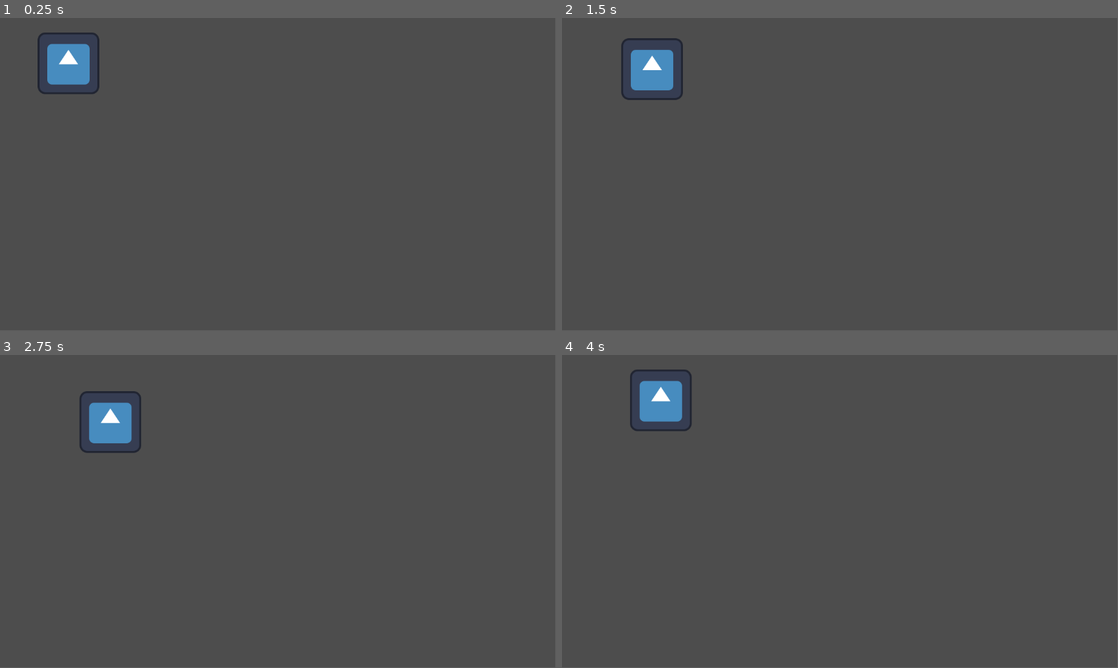
Above: before the commit, frames 1-4 (two rows, left to right).
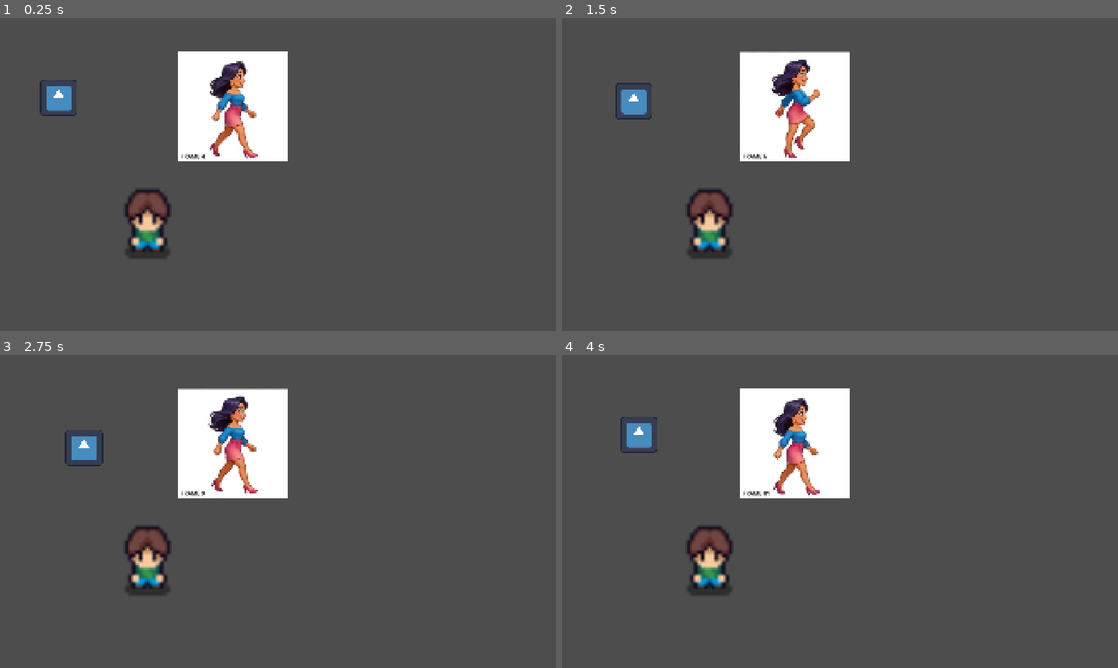
Above: after the commit, the same moments.

Repository: backtend/godothey
Game: Godot game, scene res://main.tscn
Same seed, same stepped clock (60 frames per second), same inputs: the game is played once before the commit and once after it. The engine's default icon, where the game draws it, is replaced by a stand-in: a white triangle on a blue panel in a dark square.
Inputs:
- Up to frame 1 (0.25 s): no input
- Up to frame 2 (1.5 s): hold D (right) 0.53-1.28 s; hold S (down) from 1.28 s (still down)
- Up to frame 3 (2.75 s): release S (down) at 2.03 s; hold D (right) from 2.03 s (still down)
- Up to frame 4 (4 s): release D (right) at 2.78 s; hold W (up) 2.78-3.53 s; hold A (left) from 3.53 s (still down)
The window is 799x449 before the commit and 800x450 after it. Grey fills any space a smaller window leaves; there, only what the larger window draws over its background counts as a difference.

The runs differ from the first frame. In frame 1, 10% of the frame differs, in the area x 6-52%, y 4-77%; in frame 2, 10%; in frame 3, 10%; in frame 4, 10%, in the area x 10-52%, y 4-77%.

Commit message:
第一个素材并且动画的人物跑起来了

Diff:
--- a/main.tscn
+++ b/main.tscn
@@ -1,11 +1,21 @@
 [gd_scene format=3 uid="uid://b2e5g0ixxl0fv"]
 
 [ext_resource type="Texture2D" uid="uid://cvtllpyd13kos" path="res://icon.svg" id="1_ig7tw"]
-[ext_resource type="Script" uid="uid://24fvjgoiwgld" path="res://sprite_2d.gd" id="2_0xm2m"]
+[ext_resource type="Script" uid="uid://24fvjgoiwgld" path="res://scripts/player.gd" id="2_0xm2m"]
+[ext_resource type="PackedScene" uid="uid://jhqiqjka0y2i" path="res://scenes/playerGirl.tscn" id="3_h2yge"]
+[ext_resource type="PackedScene" uid="uid://dum7mxc4e5ct2" path="res://scenes/player.tscn" id="4_1bvp3"]
 
 [node name="Node2D" type="Node2D" unique_id=2054691334]
 
-[node name="Sprite2D" type="Sprite2D" parent="." unique_id=1070978431]
-position = Vector2(142, 94)
+[node name="PlayerGD" type="Sprite2D" parent="." unique_id=1070978431]
+position = Vector2(203, 275)
 texture = ExtResource("1_ig7tw")
 script = ExtResource("2_0xm2m")
+
+[node name="PlayerGirl" parent="." unique_id=780432313 instance=ExtResource("3_h2yge")]
+position = Vector2(805.00006, 306.00003)
+scale = Vector2(2.150243, 2.150243)
+
+[node name="CharacterBody2D" parent="." unique_id=1037054095 instance=ExtResource("4_1bvp3")]
+position = Vector2(-291, 51)
+scale = Vector2(1.0007147, 1)
--- a/project.godot
+++ b/project.godot
@@ -14,6 +14,12 @@
 run/main_scene="uid://b2e5g0ixxl0fv"
 config/features=PackedStringArray("4.6", "Mobile")
 config/icon="res://icon.svg"
+
+[display]
+
+window/size/viewport_width=1920
+window/size/viewport_height=1080
+window/stretch/mode="canvas_items"
 
 [input]
 
--- /dev/null
+++ b/scenes/player.tscn
@@ -0,0 +1,54 @@
+[gd_scene format=3 uid="uid://dum7mxc4e5ct2"]
+
+[ext_resource type="Texture2D" uid="uid://ctm7ddsa2bunl" path="res://assets/Player/Player.png" id="1_3vyb7"]
+
+[sub_resource type="Animation" id="Animation_3vyb7"]
+length = 0.001
+tracks/0/type = "value"
+tracks/0/imported = false
+tracks/0/enabled = true
+tracks/0/path = NodePath("Sprite2D:frame")
+tracks/0/interp = 1
+tracks/0/loop_wrap = true
+tracks/0/keys = {
+"times": PackedFloat32Array(0),
+"transitions": PackedFloat32Array(1),
+"update": 1,
+"values": [0]
+}
+
+[sub_resource type="Animation" id="Animation_g2els"]
+resource_name = "idle_down"
+length = 0.5
+loop_mode = 1
+tracks/0/type = "value"
+tracks/0/imported = false
+tracks/0/enabled = true
+tracks/0/path = NodePath("Sprite2D:frame")
+tracks/0/interp = 1
+tracks/0/loop_wrap = true
+tracks/0/keys = {
+"times": PackedFloat32Array(0, 0.06666667, 0.13333334, 0.23333333, 0.3, 0.4),
+"transitions": PackedFloat32Array(1, 1, 1, 1, 1, 1),
+"update": 1,
+"values": [1, 2, 3, 4, 5, 1]
+}
+
+[sub_resource type="AnimationLibrary" id="AnimationLibrary_qhqgy"]
+_data = {
+&"RESET": SubResource("Animation_3vyb7"),
+&"idle_down": SubResource("Animation_g2els")
+}
+
+[node name="CharacterBody2D" type="CharacterBody2D" unique_id=1037054095]
+
+[node name="Sprite2D" type="Sprite2D" parent="." unique_id=669000048]
+position = Vector2(806, 672)
+scale = Vector2(11.984422, 11.984422)
+texture = ExtResource("1_3vyb7")
+hframes = 6
+vframes = 10
+
+[node name="AnimationPlayer" type="AnimationPlayer" parent="." unique_id=1284351824]
+libraries/ = SubResource("AnimationLibrary_qhqgy")
+autoplay = &"idle_down"
--- /dev/null
+++ b/scenes/playerGirl.tscn
@@ -0,0 +1,51 @@
+[gd_scene format=3 uid="uid://jhqiqjka0y2i"]
+
+[ext_resource type="Texture2D" uid="uid://bpor8qwhngwnd" path="res://assets/Player/girl.webp" id="1_3vyb7"]
+
+[sub_resource type="Animation" id="Animation_3vyb7"]
+loop_mode = 1
+tracks/0/type = "value"
+tracks/0/imported = false
+tracks/0/enabled = true
+tracks/0/path = NodePath("Sprite2D:frame")
+tracks/0/interp = 1
+tracks/0/loop_wrap = true
+tracks/0/keys = {
+"times": PackedFloat32Array(0, 0.1, 0.2, 0.33333334, 0.43333334, 0.56666666, 0.6666667, 0.76666665, 0.9),
+"transitions": PackedFloat32Array(1, 1, 1, 1, 1, 1, 1, 1, 1),
+"update": 1,
+"values": [0, 2, 3, 4, 5, 6, 8, 0, 9]
+}
+
+[sub_resource type="Animation" id="Animation_g2els"]
+resource_name = "girlmove"
+loop_mode = 1
+tracks/0/type = "value"
+tracks/0/imported = false
+tracks/0/enabled = true
+tracks/0/path = NodePath("Sprite2D:frame")
+tracks/0/interp = 1
+tracks/0/loop_wrap = true
+tracks/0/keys = {
+"times": PackedFloat32Array(0, 0.13333333, 0.26666668, 0.4000001, 0.56666666, 0.9),
+"transitions": PackedFloat32Array(1, 1, 1, 1, 1, 1),
+"update": 1,
+"values": [3, 2, 0, 6, 0, 0]
+}
+
+[sub_resource type="AnimationLibrary" id="AnimationLibrary_qhqgy"]
+_data = {
+&"RESET": SubResource("Animation_3vyb7"),
+&"girlmove": SubResource("Animation_g2els")
+}
+
+[node name="Player" type="CharacterBody2D" unique_id=780432313]
+
+[node name="Sprite2D" type="Sprite2D" parent="." unique_id=343353567]
+texture = ExtResource("1_3vyb7")
+hframes = 4
+vframes = 4
+
+[node name="AnimationPlayer" type="AnimationPlayer" parent="." unique_id=1351583085]
+libraries/ = SubResource("AnimationLibrary_qhqgy")
+autoplay = &"RESET"
Binary file added: assets/Animals/Chicken/Chicken.png
Not shown, added: assets/Animals/Chicken/Chicken.png.import
Binary file added: assets/Animals/Cow/Cow.png
Not shown, added: assets/Animals/Cow/Cow.png.import
Binary file added: assets/Animals/Pig/Pig.png
Not shown, added: assets/Animals/Pig/Pig.png.import
Binary file added: assets/Animals/Sheep/Sheep.png
Not shown, added: assets/Animals/Sheep/Sheep.png.import
Binary file added: assets/Enemies/Skeleton.png
Not shown, added: assets/Enemies/Skeleton.png.import
Binary file added: assets/Enemies/Slime_Green.png
Not shown, added: assets/Enemies/Slime_Green.png.import
(and 39 more such lines)
